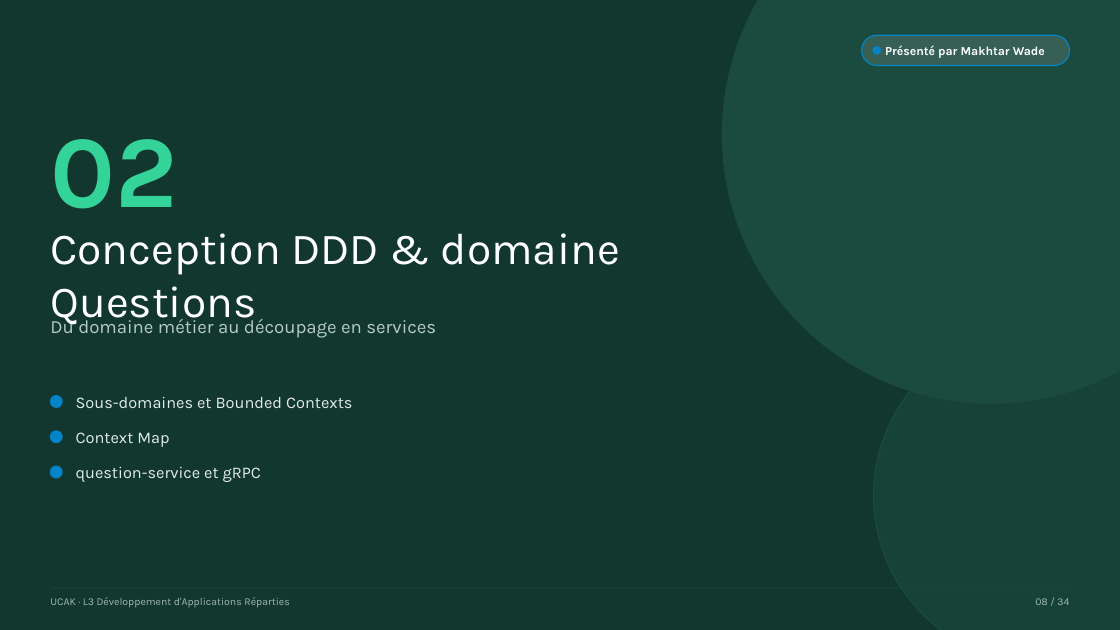
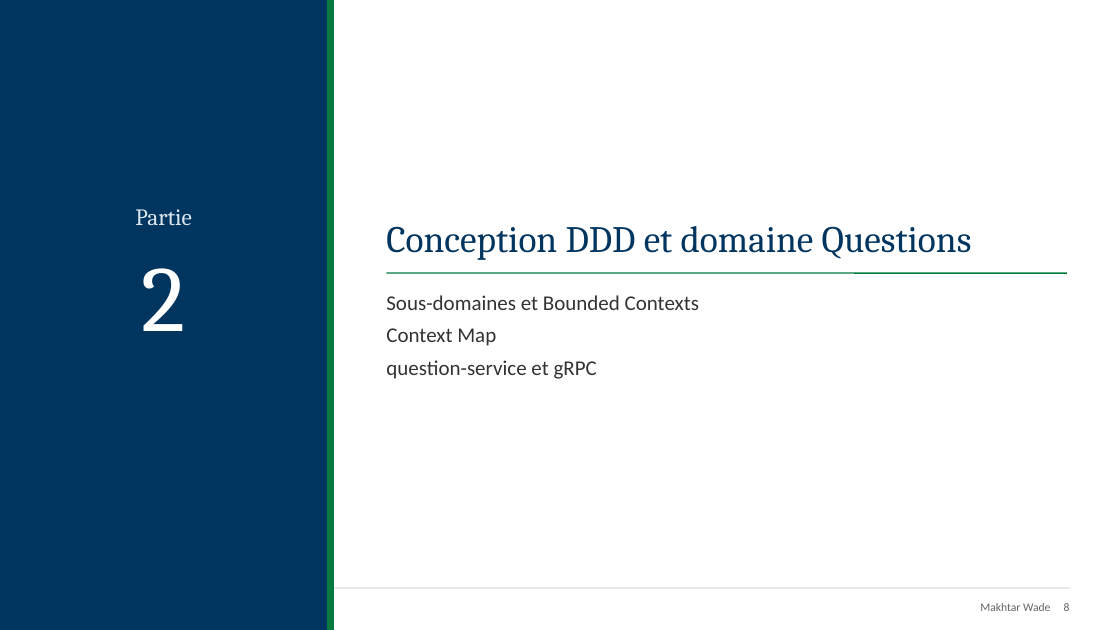
Before and after one commit to makhtar2/tp-microservices-evaluations, a slide deck: slide 8 of presentation/Soutenance-Plateforme-Evaluations.pptx. Drawn at 1120x630 pixels with LibreOffice and Linux fonts; fonts in the diff are those of the drawing. Boxes give left, top, right and bottom in pixels: in the first picture for what was removed or moved away, otherwise in the second. Text is boxed around its words. In the diff, an @@ line names an element or a change of style, - is before the commit and + after.

Commit message:
docs(presentation): nouveau design aux couleurs de l'UCAK, avec logo
Support plus sobre et page de garde classique. L'ancien modèle reste
disponible dans presentation/ancien-modele/.

```diff
--- a/presentation/Soutenance-Plateforme-Evaluations.pptx
+++ b/presentation/Soutenance-Plateforme-Evaluations.pptx
@@ background #12372F to #FFFFFF @@
@@ rectangle added at <box>0,0,328,630</box>, fill #00355F, outline #00355F 1 pt @@
@@ rectangle added at <box>328,0,334,630</box>, fill #037B3F, outline #037B3F 1 pt @@
@@ ellipse removed at <box>723,0,1120,403</box> @@
@@ rounded rectangle removed at <box>862,35,1070,66</box> @@
@@ ellipse removed at <box>873,46,881,55</box> @@
@@ text removed at <box>885,45,1045,58</box> @@
-Présenté par Makhtar Wade
@@ text removed at <box>50,139,177,209</box> @@
-02
@@ text "Conception DDD et domaine Questions" at <box>386,226,972,260</box>: vertical alignment middle to bottom @@
@@ text added at <box>135,209,192,226</box>, 20 pt, text #DCE6EE @@
+Partie
@@ text at <box>386,226,972,260</box>: text changed; size 38 to 32 pt; font Karla to Cambria; text colour #FFFFFF to #00355F @@
-Conception DDD & domaine Questions
+Conception DDD et domaine Questions
@@ text added at <box>142,268,186,331</box>, 80 pt, text #FFFFFF @@
+2
@@ text at <box>386,295,699,310</box>: paragraph added @@
+Sous-domaines et Bounded Contexts
@@ text "Sous-domaines et Bounded Contexts": place and size @@
-text "Sous-domaines et Bounded Contexts" at <box>76,432,169,447</box>
+text "Sous-domaines et Bounded Contexts" at <box>386,295,699,379</box>
@@ text "Sous-domaines et Bounded Contexts" at <box>386,295,699,379</box>: vertical alignment middle to top @@
@@ line added from (386, 273) to (1067, 273), #037B3F 1.25 pt @@
@@ text removed at <box>50,316,436,338</box> @@
-Du domaine métier au découpage en services
@@ text at <box>386,328,496,346</box>: size 14 to 18 pt, font Karla to Calibri, text colour #E2ECE8 to #333333 in "Context Map"; more space between paragraphs @@
@@ ellipse removed at <box>874,328,1120,630</box> @@
@@ text at <box>386,360,597,379</box>: paragraph added @@
+question-service et gRPC
@@ ellipse removed at <box>50,396,62,408</box> @@
@@ text removed at <box>76,397,352,408</box> @@
-Sous-domaines et Bounded Contexts
@@ ellipse removed at <box>50,431,62,443</box> @@
@@ ellipse removed at <box>50,466,62,478</box> @@
@@ text removed at <box>76,467,261,482</box> @@
-question-service et gRPC
@@ line (50, 588) - (1070, 588): stroke #1B4A3F 0.75 pt to #BFC4C0 0.5 pt @@
@@ text removed at <box>50,597,290,608</box> @@
-UCAK · L3 Développement d'Applications Réparties
@@ text removed at <box>1035,598,1069,605</box> @@
-08 / 34
@@ text added at <box>980,603,1070,611</box>, 10 pt, text #666666 @@
+Makhtar Wade 8
```
Also in this commit, not shown: 31 other slides changed, 2 slides added, 2 slides removed, 14 other files.
